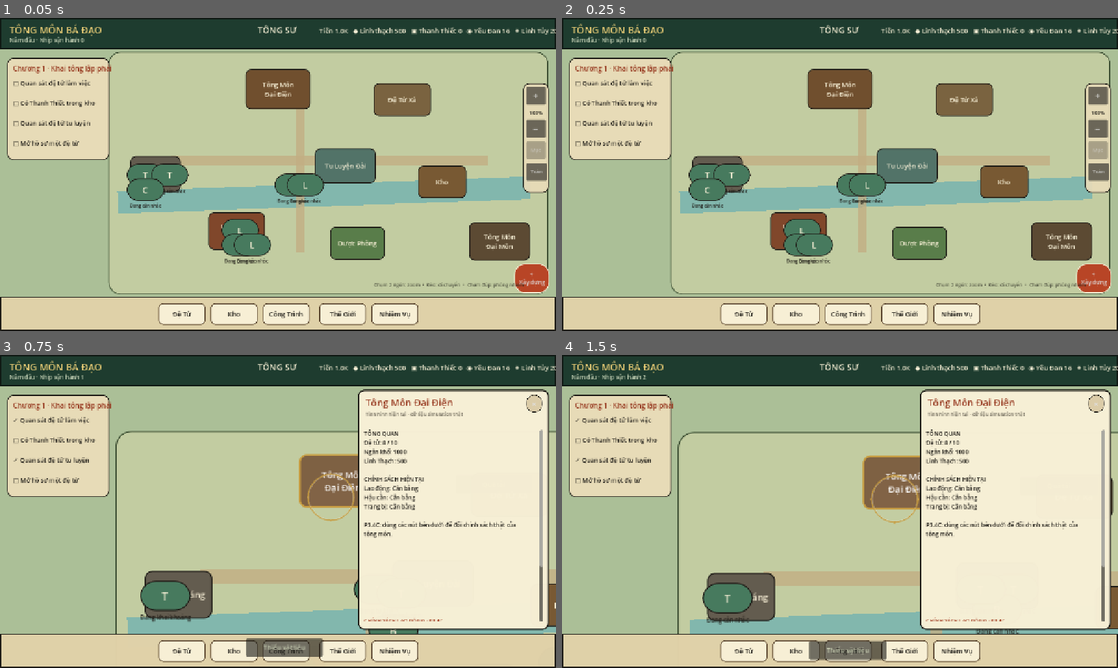
Above: before the commit, frames 1-4 (two rows, left to right).
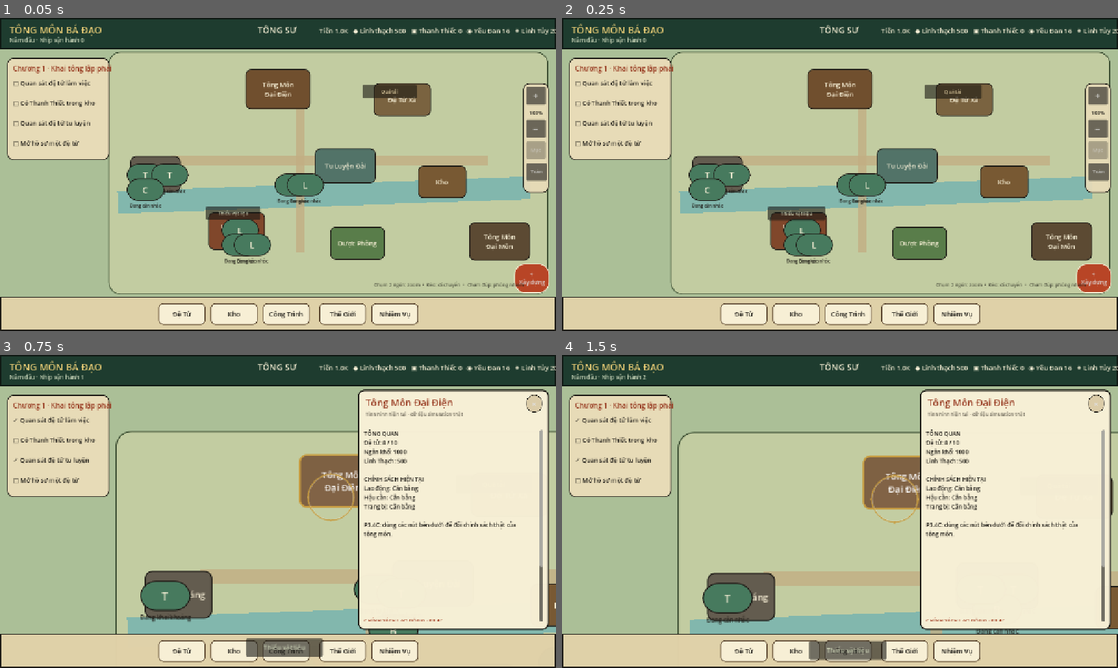
Above: after the commit, the same moments.

Repository: vuanhtuan161094-byte/TongMonBaDao
Game: Godot game, scene res://scenes/p3/p3_2_landscape_sect.tscn
The game is run twice, just before and just after one commit, with the same random seed, the same clock (stepped at 60 frames per second) and the same inputs.
Inputs:
- Up to frame 1 (0.05 s): no input
- Up to frame 2 (0.25 s): no input
- Up to frame 3 (0.75 s): click "Tông Môn Đại Điện" at 0.5 s
- Up to frame 4 (1.5 s): click "Tông Môn Đại Điện" at 1.25 s

The runs differ from the first frame. In frame 1, 0.8% of the frame differs, in the area x 37-75%, y 21-65%; in frame 2, 0.9%, in the area x 37-76%, y 21-65%; in frame 3, nothing differs; in frame 4, nothing differs.
Error before the commit: Invalid call. Nonexistent function 'seed' in base 'RefCounted (LivingCueTracker)'. (res://src/presentation/p3_2_landscape_sect.gd:65)

Commit message:
Rename P3.5 tracker seed method to avoid Godot built-in conflict

Diff:
--- a/godot/src/presentation/p3_2_landscape_sect.gd
+++ b/godot/src/presentation/p3_2_landscape_sect.gd
@@ -62,7 +62,7 @@
     _build_disciple_summary_panel()
     _build_building_operation_panel()
     _build_living_cue_layer()
-    living_cue_tracker.seed(state)
+    living_cue_tracker.seed_from_state(state)
     _refresh_living_cues()
 
 func _unhandled_input(event: InputEvent) -> void:
